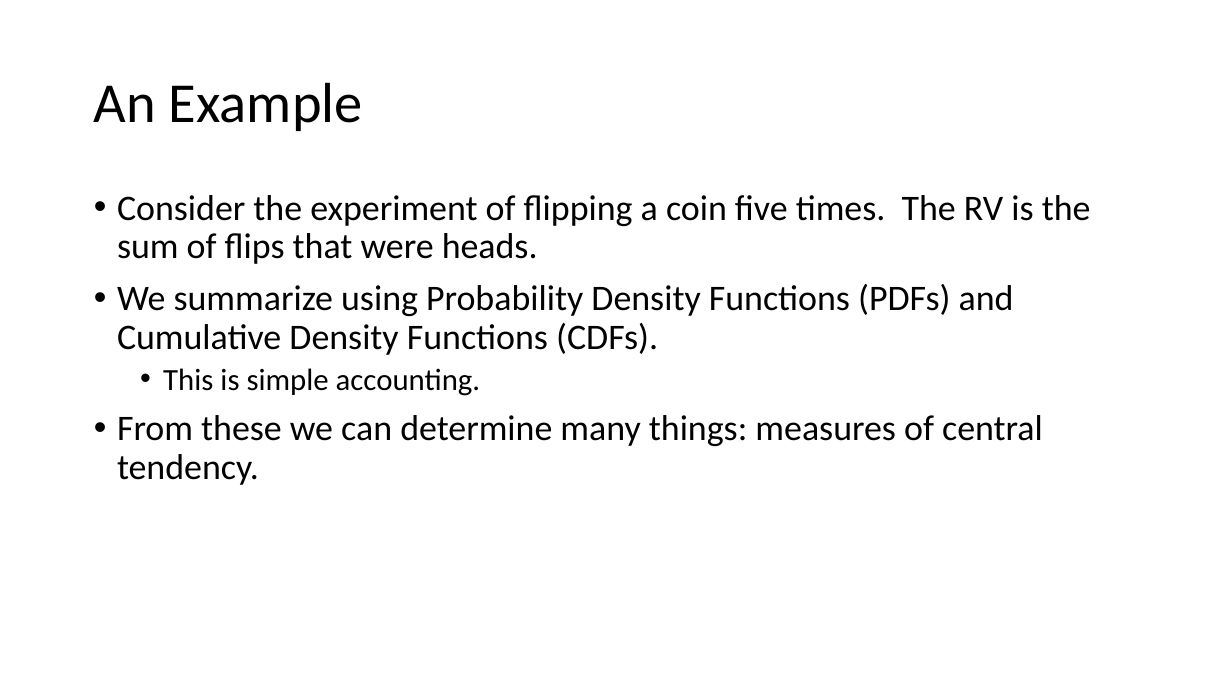
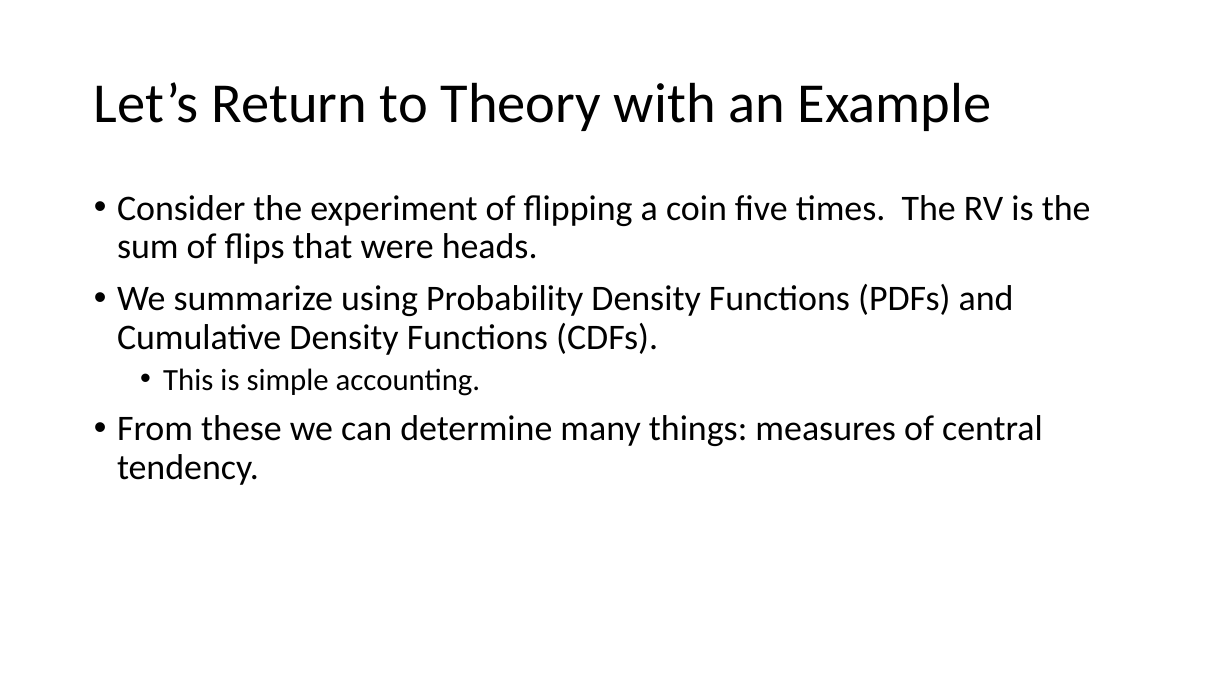
Before and after one commit to thsavage/Code-Shards, a slide deck: slide 14 of Session 1.pptx (slide 11 before the commit). Drawn at 1232x693 pixels with LibreOffice and Linux fonts; fonts in the diff are those of the drawing. Boxes give left, top, right and bottom in pixels: in the first picture for what was removed or moved away, otherwise in the second. Text is boxed around its words. In the diff, an @@ line names an element or a change of style, - is before the commit and + after.

```diff
--- a/Session 1.pptx
+++ b/Session 1.pptx
@@ title at (94,82,992,131): text changed @@
-An Example
+Let’s Return to Theory with an Example
```
Also in this commit, not shown: 10 other slides changed, 7 slides added, 1 other file.
